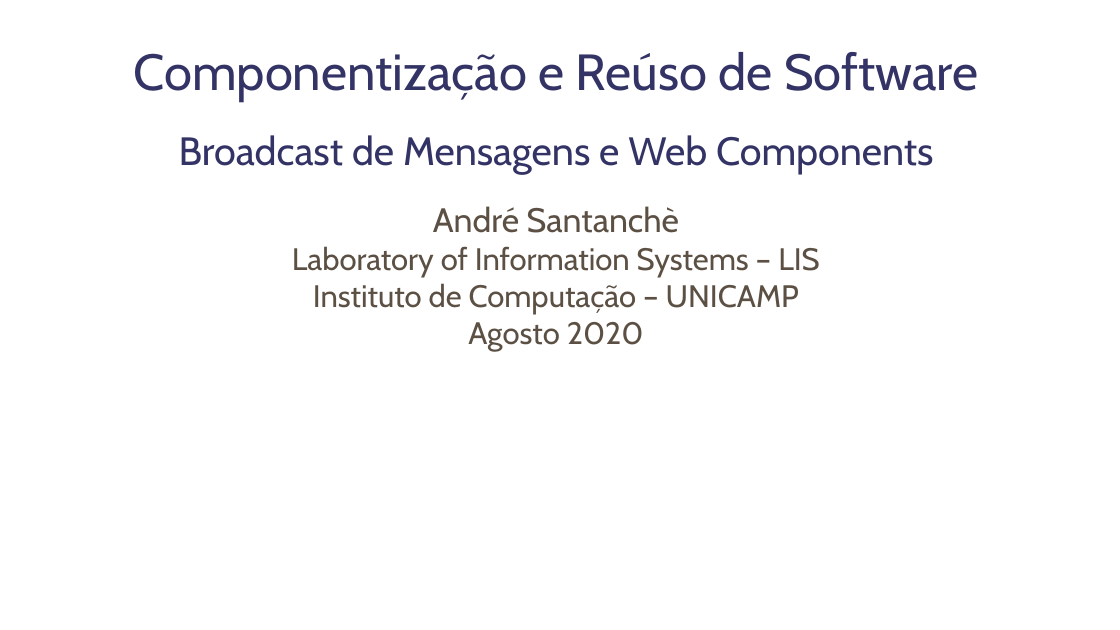
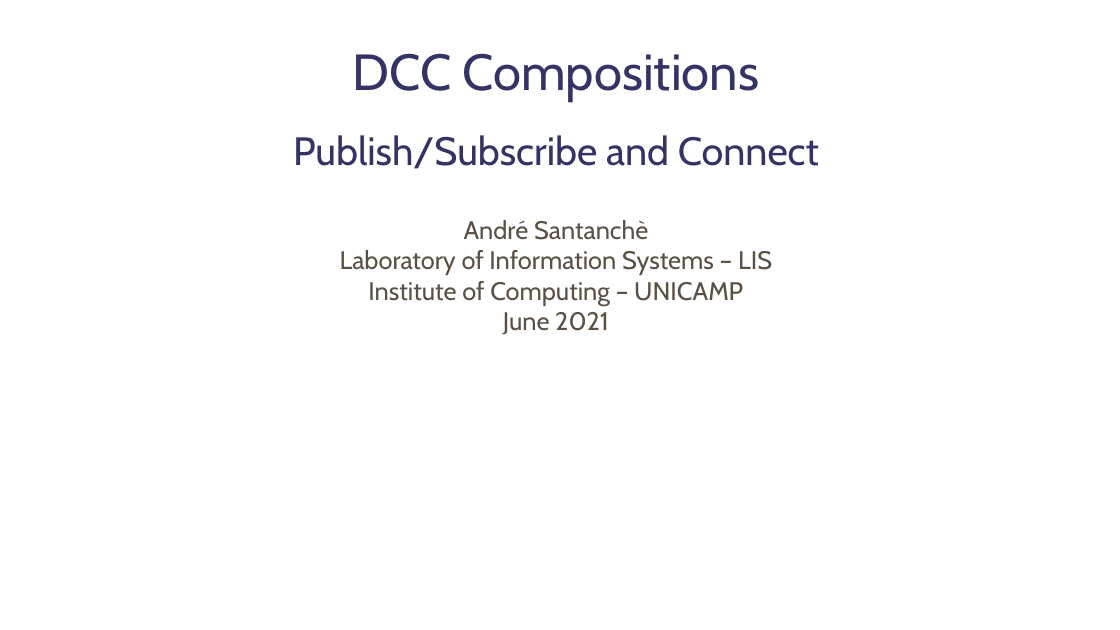
Before and after one commit to harena-lab/harena-docs, a slide deck: slide 1 of dccs/tutorial/dcc-tutorial.odp. Drawn at 1120x630 pixels with LibreOffice and Linux fonts; fonts in the diff are those of the drawing; background and template pictures are left out. Boxes give left, top, right and bottom in pixels: in the first picture for what was removed or moved away, otherwise in the second. Text is boxed around its words. In the diff, an @@ line names an element or a change of style, - is before the commit and + after.

```diff
--- a/dccs/tutorial/dcc-tutorial.odp
+++ b/dccs/tutorial/dcc-tutorial.odp
@@ title at (x1=293, y1=135, x2=819, y2=169): text changed @@
-Componentização e Reúso de Software
-Broadcast de Mensagens e Web Components
+DCC Compositions
+Publish/Subscribe and Connect
@@ subtitle "André Santanchè" moved from (x1=292, y1=206, x2=820, y2=352) to (x1=340, y1=220, x2=772, y2=335) @@
@@ subtitle at (x1=340, y1=220, x2=772, y2=275): size 24 to 18 pt in "André Santanchè"; size 22 to 18 pt in "Laboratory of Information Systems – LIS" @@
@@ subtitle at (x1=368, y1=281, x2=743, y2=335): text changed; size 22 to 18 pt @@
-Instituto de Computação – UNICAMP
-Agosto 2020
+Institute of Computing – UNICAMP
+June 2021
```
Also in this commit, not shown: 1 other slide changed, 2 slides removed, 3 other files.
